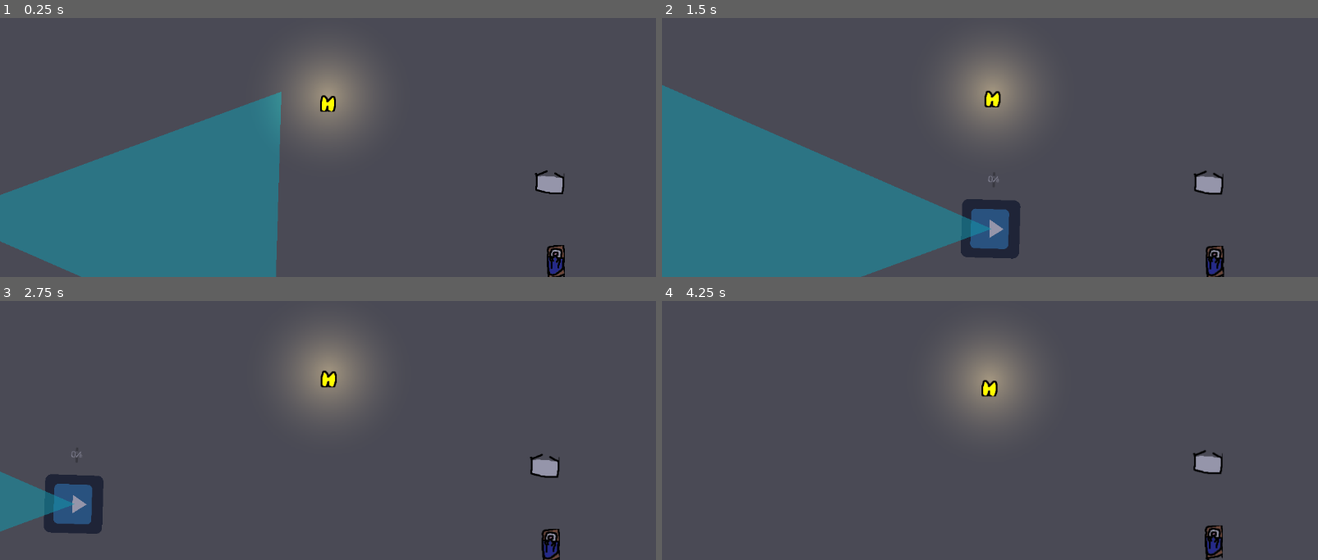
Above: before the commit, frames 1-4 (two rows, left to right).
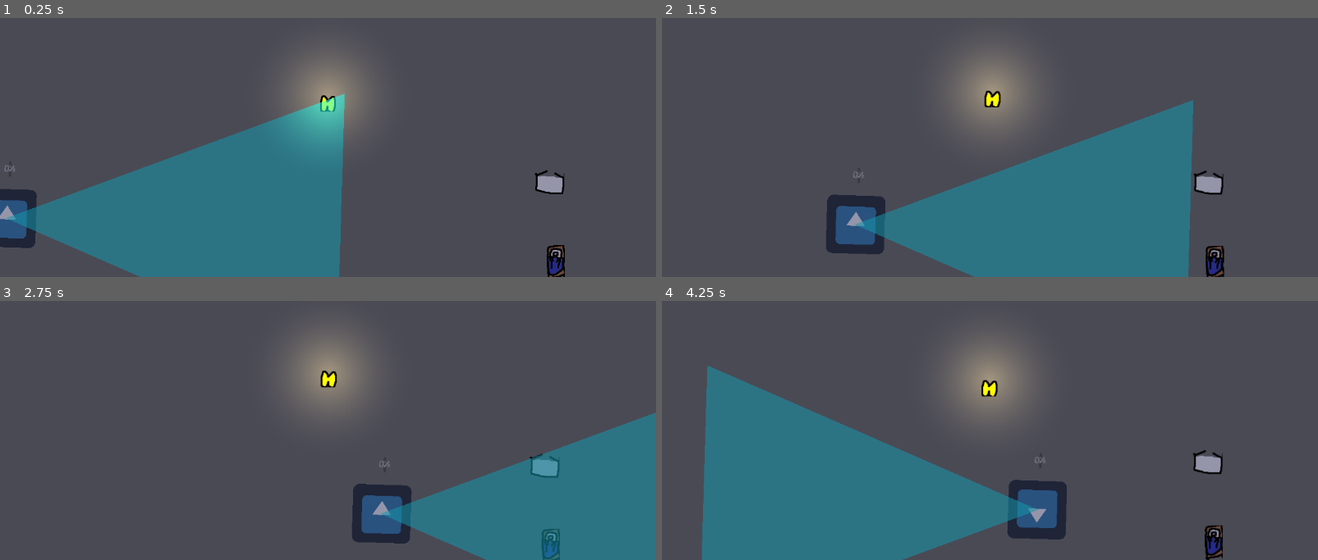
Above: after the commit, the same moments.

Repository: Cthulhu5227/Collector_videogame
Game: Godot game, scene res://level.tscn
The game is run twice, just before and just after one commit, with the same random seed, the same clock (stepped at 60 frames per second) and the same inputs. The engine's default icon, where the game draws it, is replaced by a stand-in: a white triangle on a blue panel in a dark square.
Inputs (mouse positions are in pixels of both pictures, inside the frame that each line leads up to):
- Up to frame 1 (0.25 s): no input
- Up to frame 2 (1.5 s): tap Enter at 0.5 s; move the mouse to (1134, 74) at 0.52 s; hold Right 0.53-1.28 s; hold E (interact) 0.53-1.28 s; click (1134, 74) at 0.67 s; tap Space at 0.77 s; move the mouse to (858, 111) at 1.27 s; hold Down from 1.28 s (still down); tap E (interact) at 1.35 s
- Up to frame 3 (2.75 s): tap Space at 1.52 s; move the mouse to (outside the picture) at 2.02 s; release Down at 2.03 s; hold Right from 2.03 s (still down); hold E (interact) from 2.03 s (still down)
- Up to frame 4 (4.25 s): move the mouse to (957, 448) at 2.77 s; release Right at 2.78 s; release E (interact) at 2.78 s; hold Up 2.78-3.53 s; tap E (interact) at 2.85 s; click (957, 448) at 2.92 s; tap Space at 3.02, 3.77 s; move the mouse to (1186, 430) at 3.52 s; hold Left from 3.53 s (still down); hold E (interact) from 3.53 s (still down)

The runs differ from the first frame. In frame 1, 12% of the frame differs, in the area x 0-53%, y 28-100%; in frame 2, 38%, in the area x 0-81%, y 25-100%; in frame 3, 19%; in frame 4, 24%.

Commit message:
Fixed issues with enemy not continuing its patrol after losing the player

Diff:
--- a/enemy.gd
+++ b/enemy.gd
@@ -25,7 +25,15 @@
 var tracking_player := false
 var STARTING_PROGRESS = 0.11
 
+var MIN_PROGRESS_RATIO := 0.05
+var MAX_PROGRESS_RATIO := 0.95
+
+var sprite_prev_direction : float
+var cone_prev_direction : float
+
 func _ready():
+	progress_ratio = 0.05
+
 	vision_cone.connect("player_spotted", _player_spotted)
 	vision_cone.connect("player_left", _player_left)
 
@@ -39,12 +47,19 @@
 		_bounce_movement(delta)
 	elif tracking_player && sus_meter >= 0.0:
 		_detecting_player(delta)
-	elif tracking_player && sus_meter == 0.0:
+	elif !tracking_player:
 		_losing_suspicion(delta)
 
 
+# If first time tracking the player in a given sequence,
+# save cone and sprite rotation
 func _player_spotted():
-	tracking_player = true
+	if !tracking_player && sus_meter > 0.0:
+		tracking_player = true
+	elif !tracking_player && sus_meter == 0.0:
+		cone_prev_direction = vision_cone.rotation
+		sprite_prev_direction = enemy_sprite.rotation
+		tracking_player = true
 
 func _player_left():
 	tracking_player = false
@@ -59,7 +74,8 @@
 			progress_ratio += speed / 10
 			remaining_time = 0.0
 		return
-	elif progress_ratio >= 0.99 || progress_ratio <= 0.01:
+
+	elif progress_ratio >= MAX_PROGRESS_RATIO || progress_ratio <= MIN_PROGRESS_RATIO:
 		speed *= -1
 		remaining_time = time_to_wait
 
@@ -70,8 +86,14 @@
 func _detecting_player(delta):
 
 	# Match the vision cone to the enemy's rotation
-	vision_cone.rotate((vision_cone.get_angle_to(player.global_position)*0.01))
+
+	# Below semi works
+	vision_cone.rotate(vision_cone.get_angle_to(player.global_position)*0.01)
 	enemy_sprite.rotate(enemy_sprite.get_angle_to(player.global_position)*0.01)
+
+	#vision_cone.LookAt(player.global_position)
+	#enemy_sprite.LookAt(player.global_position)
+
 
 	if sus_meter > SUS_METER_MAX:
 		pass
@@ -83,6 +105,8 @@
 
 func _losing_suspicion(delta):
 	sus_meter -= SUS_RATE * delta
-	if sus_meter < 0.0:
+	if sus_meter <= 0.0:
 		# Rotatation reset
+		vision_cone.rotation = cone_prev_direction
+		enemy_sprite.rotation = sprite_prev_direction
 		sus_meter = 0.0
--- a/enemy.tscn
+++ b/enemy.tscn
@@ -7,11 +7,9 @@
 
 [node name="enemy" type="PathFollow2D"]
 script = ExtResource("1_ak6rt")
-speed = 0.4
 metadata/_edit_vertical_guides_ = [-3860.0]
 
 [node name="enemy_sprite" type="Sprite2D" parent="."]
-rotation = -1.5707964
 scale = Vector2(0.1, 0.1)
 texture = ExtResource("2_iifgy")
 
--- a/levels/level_1.tscn
+++ b/levels/level_1.tscn
@@ -6,17 +6,27 @@
 [ext_resource type="PackedScene" path="res://bed.tscn" id="4_l53as"]
 [ext_resource type="PackedScene" path="res://basic_room.tscn" id="5_3sk1a"]
 
+[sub_resource type="Curve2D" id="Curve2D_n46q3"]
+_data = {
+"points": PackedVector2Array(0, 0, 0, 0, -33, 239, 0, 0, 0, 0, 260, 242, 0, 0, 0, 0, 425, 54, 0, 0, 0, 0, 333, -17)
+}
+point_count = 4
+
 [node name="Level" type="Node2D"]
 
 [node name="Camera2D" parent="." instance=ExtResource("1_n46q3")]
 
 [node name="player" parent="." instance=ExtResource("2_btoec")]
 
-[node name="parent" parent="." instance=ExtResource("3_gwceb")]
-position = Vector2(0, 4)
-
 [node name="bed" parent="." instance=ExtResource("4_l53as")]
 position = Vector2(400, 300)
 
 [node name="basic_room" parent="." instance=ExtResource("5_3sk1a")]
 tile_map_data = PackedByteArray("AAD4//r/AAAAAAAAAAD4//v/AAAAAAAAAAD4//z/AAAAAAAAAAD4//3/AAAAAAAAAAD4//7/AAAAAAAAAAD4// …(22480 unchanged characters)…
+
+[node name="Path2D" type="Path2D" parent="."]
+curve = SubResource("Curve2D_n46q3")
+
+[node name="enemy" parent="Path2D" instance=ExtResource("3_gwceb")]
+position = Vector2(-33, 239)
+rotation = 0.010238551
Not shown: 1 places in levels/level_1.tscn that only renumber resources
